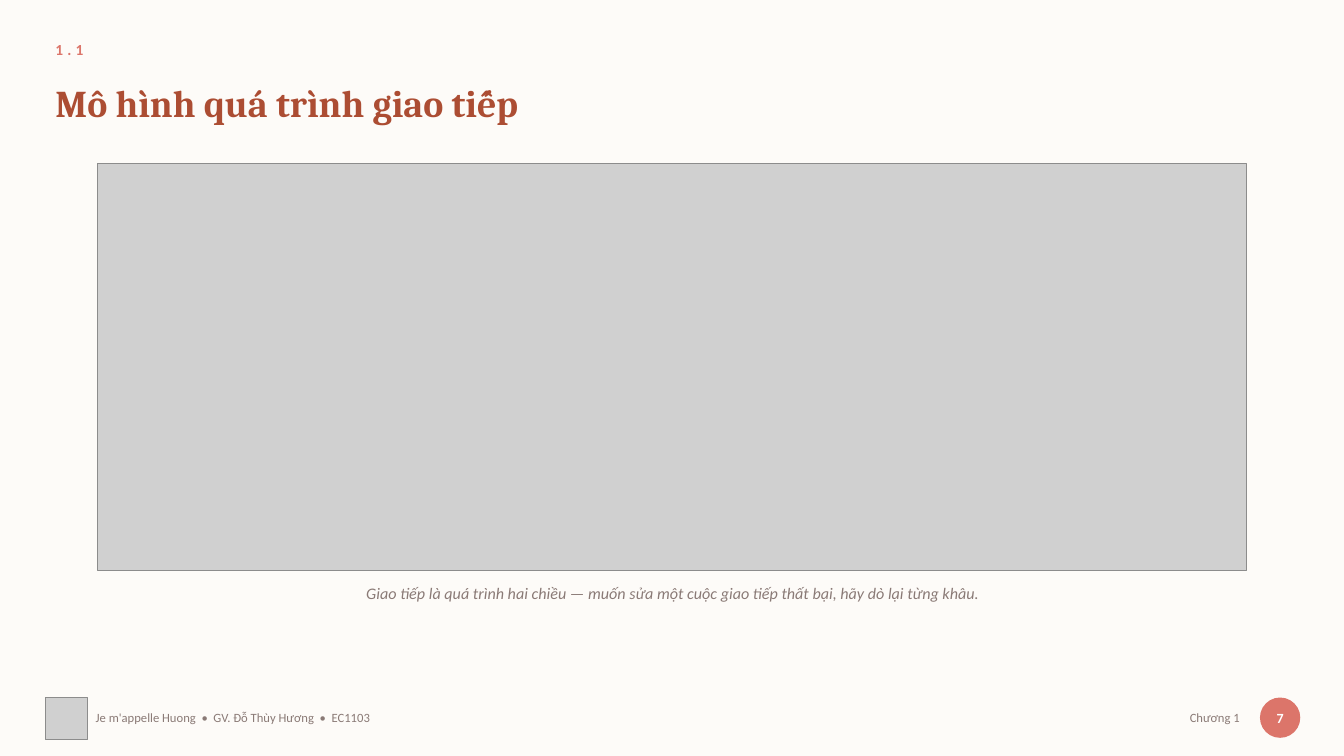
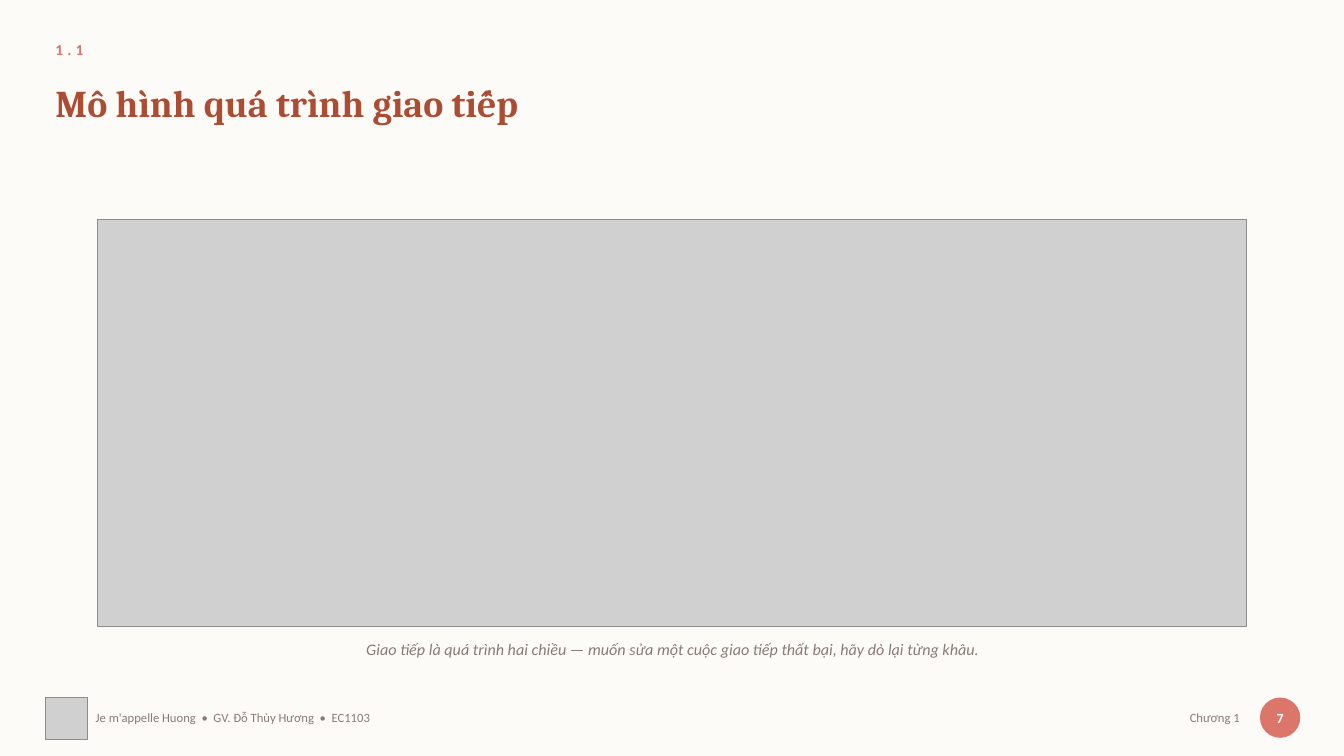
Before and after one commit to thuyhuongctu/ComDraft, a slide deck: slide 8 of slides/01-tong-quan-giao-tiep.pptx. Drawn at 1344x756 pixels with LibreOffice and Linux fonts; fonts in the diff are those of the drawing; grey boxes stand for pictures. Boxes give left, top, right and bottom in pixels: in the first picture for what was removed or moved away, otherwise in the second. Text is boxed around its words. In the diff, an @@ line names an element or a change of style, - is before the commit and + after.

```diff
--- a/slides/01-tong-quan-giao-tiep.pptx
+++ b/slides/01-tong-quan-giao-tiep.pptx
@@ picture: place and size @@
-picture at [98, 163, 1247, 571]
+picture at [98, 219, 1247, 626]
@@ text "Giao tiếp là quá trình ...": place and size @@
-text "Giao tiếp là quá trình ..." at [366, 587, 978, 602]
+text "Giao tiếp là quá trình ..." at [366, 643, 978, 658]
```
Also in this commit, not shown: 9 other slides changed, 26 other files.
